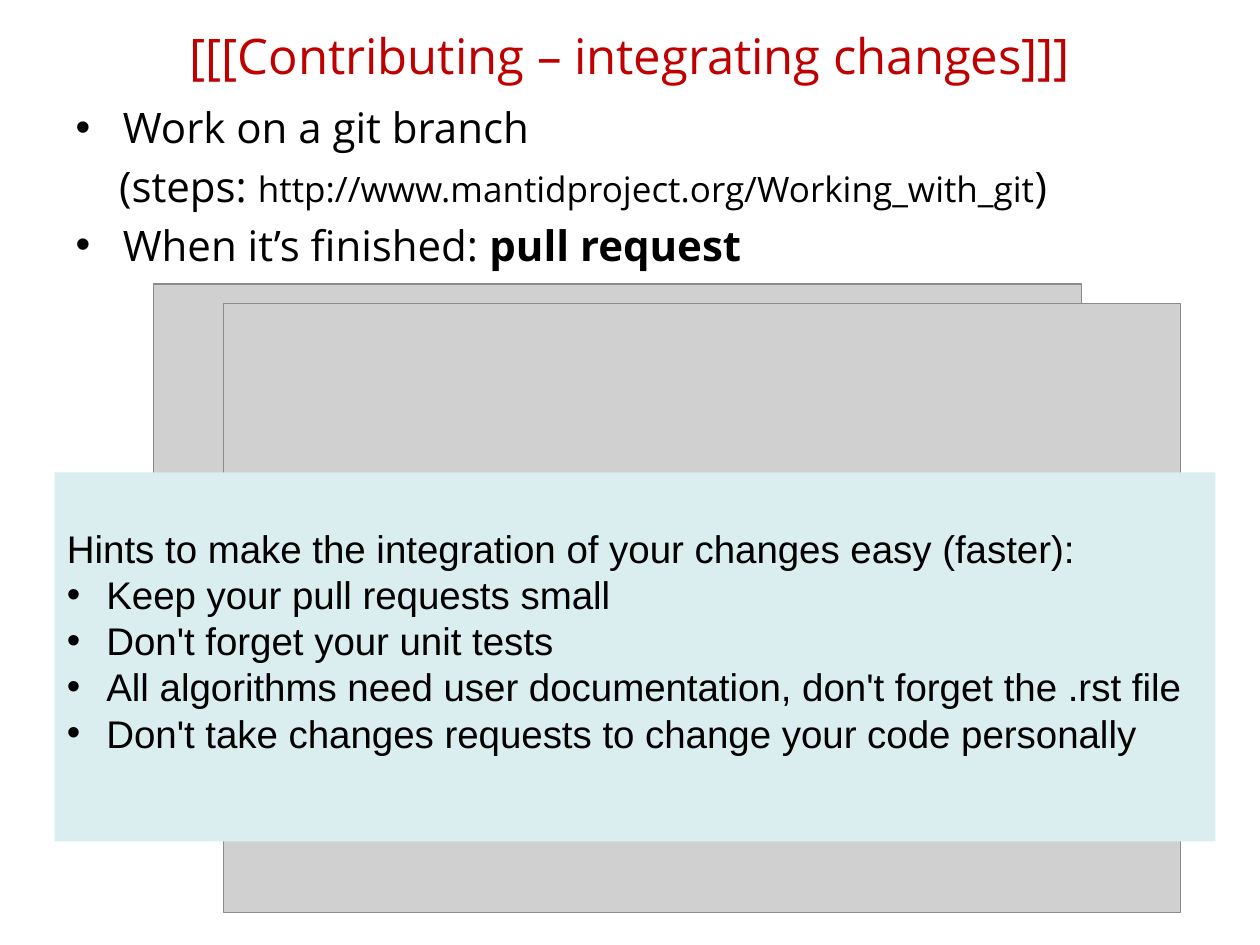
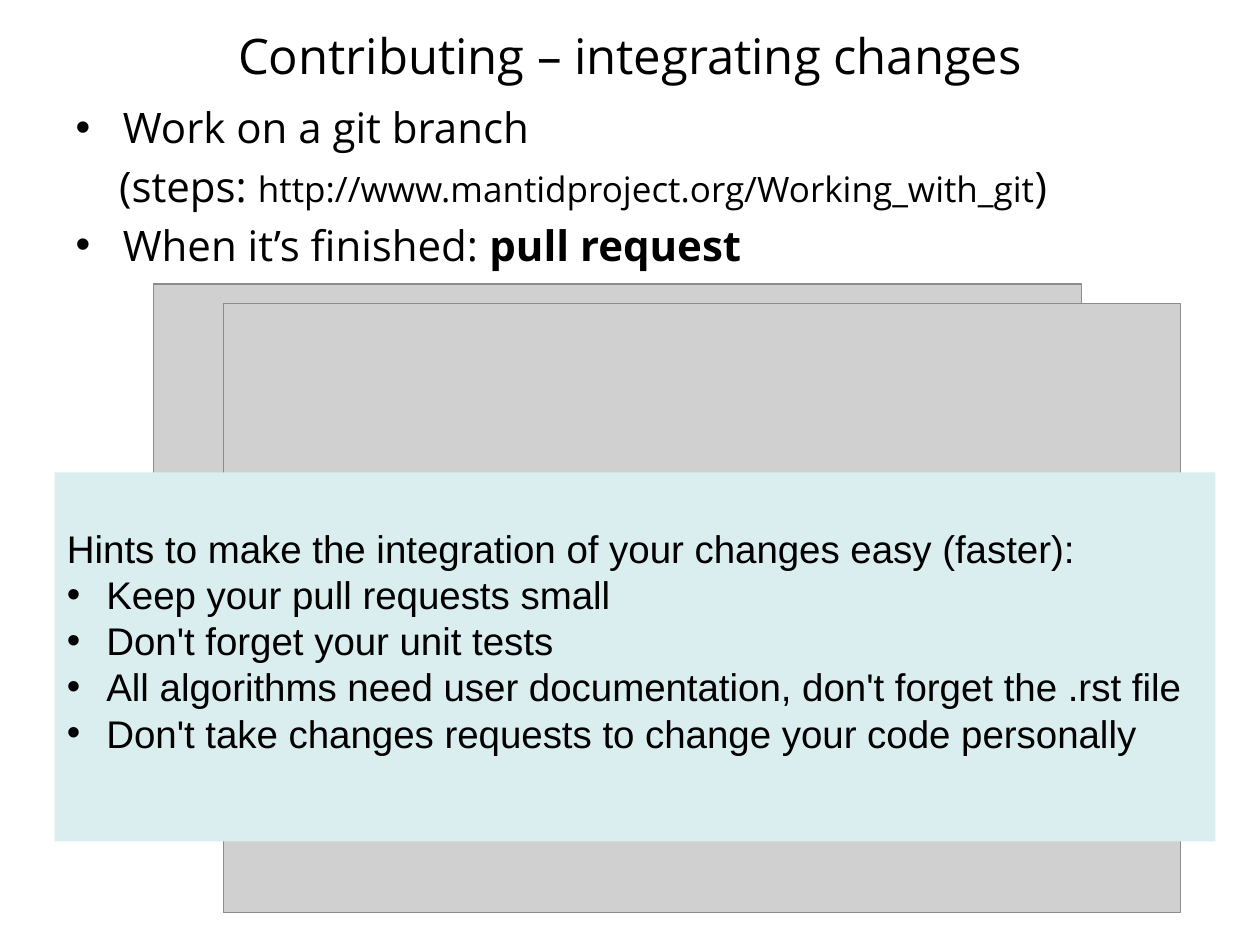
Before and after one commit to mantidproject/documents, a slide deck: slide 11 of Presentations/ISIS SCD Numerical Group/workshop_3Aug2015/mantid_SCD_NG_build_from_source.pptx. Drawn at 1260x945 pixels with LibreOffice and Linux fonts; fonts in the diff are those of the drawing; grey boxes stand for pictures; background and template pictures are left out. Boxes give left, top, right and bottom in pixels: in the first picture for what was removed or moved away, otherwise in the second. Text is boxed around its words. In the diff, an @@ line names an element or a change of style, - is before the commit and + after.

Commit message:
small format fixes

```diff
--- a/Presentations/ISIS SCD Numerical Group/workshop_3Aug2015/mantid_SCD_NG_build_from_source.pptx
+++ b/Presentations/ISIS SCD Numerical Group/workshop_3Aug2015/mantid_SCD_NG_build_from_source.pptx
@@ title at (238, 36, 1022, 86): text changed; text colour #C00000 to #000000 @@
-[[[Contributing – integrating changes]]]
+Contributing – integrating changes
```
